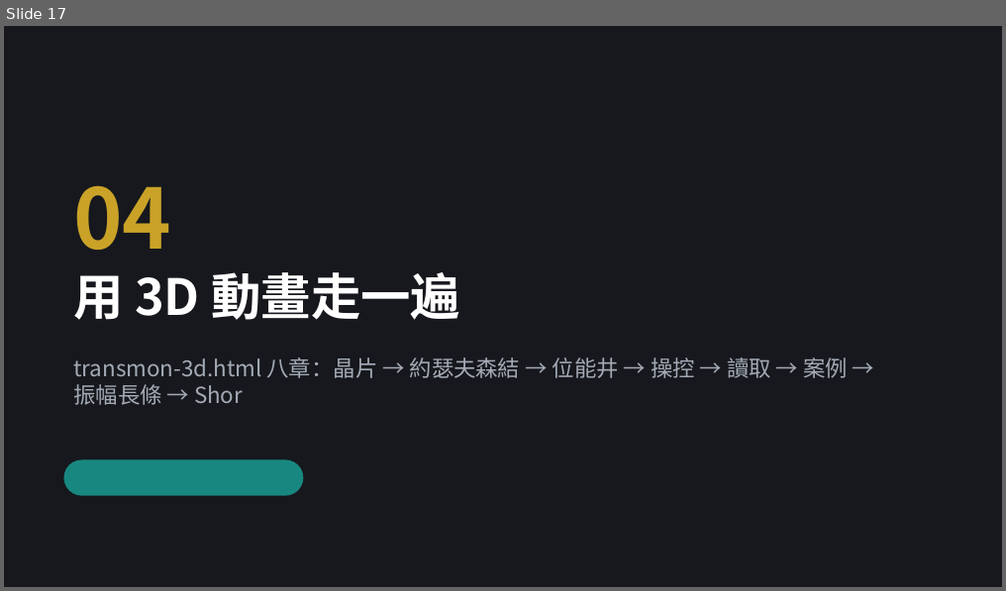
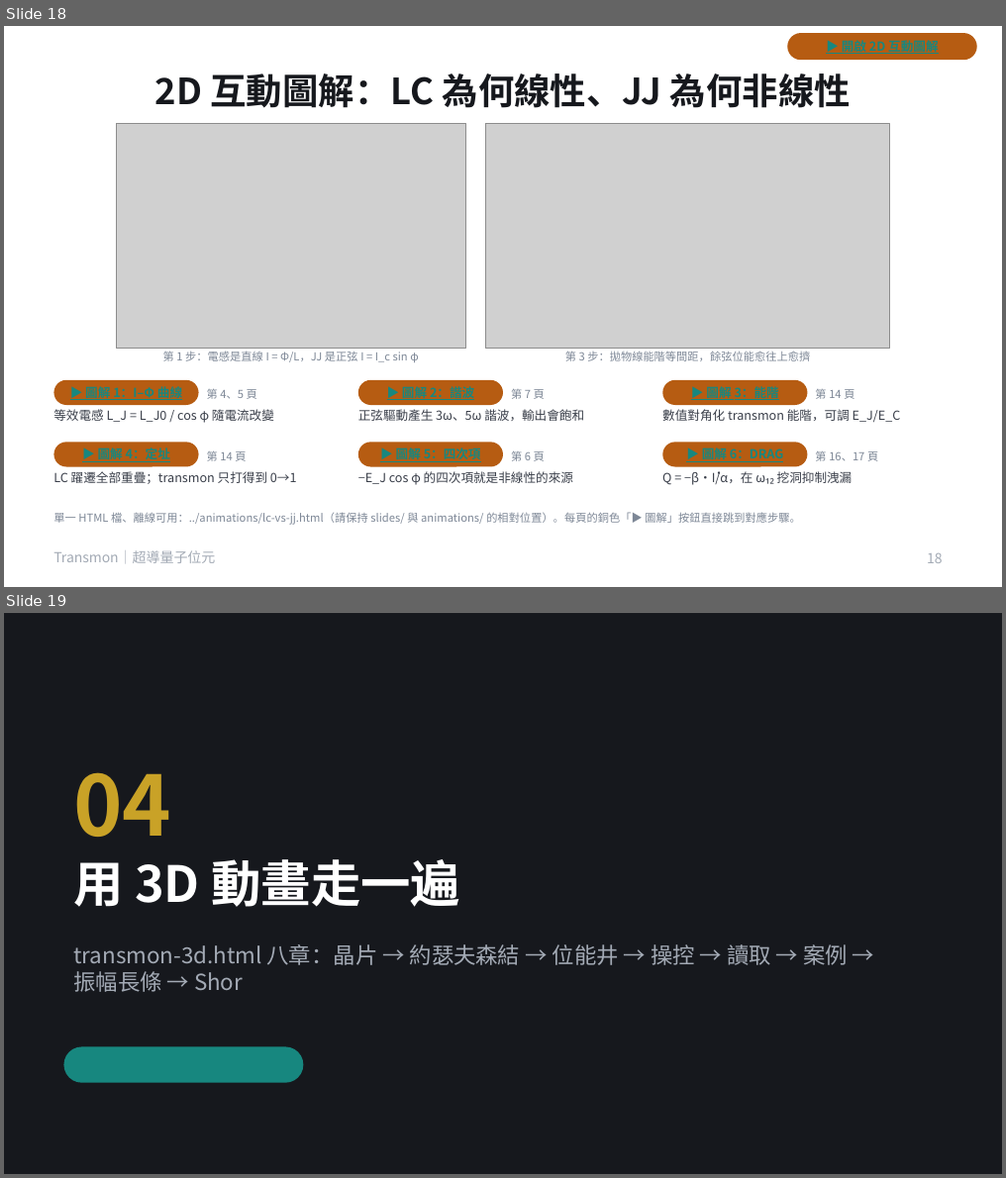
Before and after one commit to pcpcchen-coder/QuantumComputing, a slide deck: slides/transmon.pptx. Shown one above the other, each under a label of ours: slide 17 before the commit, slides 18 and 19 after it. The pictures are 1006x591 and 1006x1178 pixels, drawn with LibreOffice and Linux fonts; fonts in the diff are those of the drawing; grey boxes stand for pictures. Boxes give left, top, right and bottom in pixels: in the first picture for what was removed or moved away, otherwise in the second. Text is boxed around its words. In the diff, an @@ line names an element or a change of style, - is before the commit and + after.

```diff
--- a/slides/transmon.pptx
+++ b/slides/transmon.pptx
@@ slide 18 added at [4,26,1002,587], background #FFFFFF @@
@@ rounded rectangle added at [787,33,977,60], fill #B65C12, 9 pt, text #17877F, bold, underline @@
+▶ 開啟 2D 互動圖解
@@ title added at [155,74,850,108], 26 pt, text #16181D, bold @@
+2D 互動圖解：LC 為何線性、JJ 為何非線性
@@ picture added at [116,124,465,349] @@
@@ picture added at [486,124,890,349] @@
@@ text added at [163,351,419,363], 8 pt, text #7D8796 @@
+第 1 步：電感是直線 I = Φ/L，JJ 是正弦 I = I_c sin φ
@@ text added at [565,351,810,362], 8 pt, text #7D8796 @@
+第 3 步：拋物線能階等間距，餘弦位能愈往上愈擠
@@ rounded rectangle added at [54,380,199,405], fill #B65C12, 9 pt, text #17877F, bold, underline @@
+▶ 圖解 1：I–Φ 曲線
@@ rounded rectangle added at [358,380,503,405], fill #B65C12, 9 pt, text #17877F, bold, underline @@
+▶ 圖解 2：諧波
@@ rounded rectangle added at [662,380,807,405], fill #B65C12, 9 pt, text #17877F, bold, underline @@
+▶ 圖解 3：能階
@@ text added at [54,409,274,423], 9 pt, text #3A3F4A @@
+等效電感 L_J = L_J0 / cos φ 隨電流改變
@@ text added at [207,389,257,399], 8 pt, text #7D8796 @@
+第 4、5 頁
@@ text added at [358,409,584,421], 9 pt, text #3A3F4A @@
+正弦驅動產生 3ω、5ω 諧波，輸出會飽和
@@ text added at [511,389,545,399], 8 pt, text #7D8796 @@
+第 7 頁
@@ text added at [662,409,901,423], 9 pt, text #3A3F4A @@
+數值對角化 transmon 能階，可調 E_J/E_C
@@ text added at [815,389,854,399], 8 pt, text #7D8796 @@
+第 14 頁
@@ rounded rectangle added at [54,442,199,468], fill #B65C12, 9 pt, text #17877F, bold, underline @@
+▶ 圖解 4：定址
@@ text added at [207,452,246,462], 8 pt, text #7D8796 @@
+第 14 頁
@@ rounded rectangle added at [358,442,503,468], fill #B65C12, 9 pt, text #17877F, bold, underline @@
+▶ 圖解 5：四次項
@@ text added at [511,452,545,462], 8 pt, text #7D8796 @@
+第 6 頁
@@ rounded rectangle added at [662,442,807,468], fill #B65C12, 9 pt, text #17877F, bold, underline @@
+▶ 圖解 6：DRAG
@@ text added at [815,452,878,462], 8 pt, text #7D8796 @@
+第 16、17 頁
@@ text added at [54,472,297,484], 9 pt, text #3A3F4A @@
+LC 躍遷全部重疊；transmon 只打得到 0→1
@@ text added at [358,472,573,485], 9 pt, text #3A3F4A @@
+−E_J cos φ 的四次項就是非線性的來源
@@ text added at [662,472,852,485], 9 pt, text #3A3F4A @@
+Q = −β·İ/α，在 ω₁₂ 挖洞抑制洩漏
@@ text added at [54,512,801,525], 8 pt, text #7D8796 @@
+單一 HTML 檔、離線可用：../animations/lc-vs-jj.html（請保持 slides/ 與 animations/ 的相對位置）。每頁的銅色「▶ 圖解」按鈕直接跳到對應步驟。
@@ text added at [54,551,215,564], 10 pt, text #A3AAB5 @@
+Transmon｜超導量子位元
@@ page number added at [927,554,943,564], 10 pt, text #A3AAB5 @@
+18
@@ what was slide 17 is now slide 19 @@
```
Also in this commit, not shown: 6 slides changed, 1 other slide added, 10 other files.
